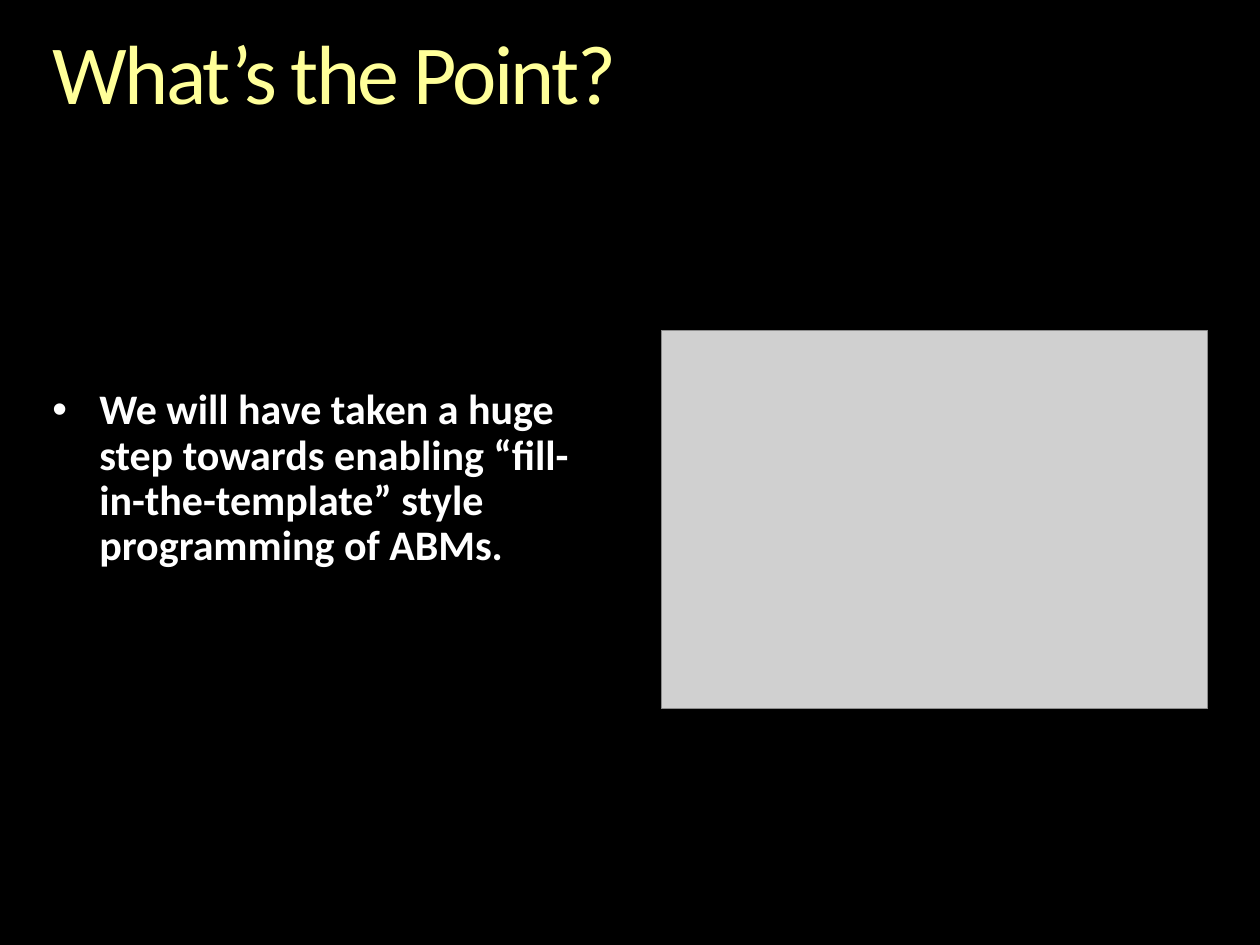
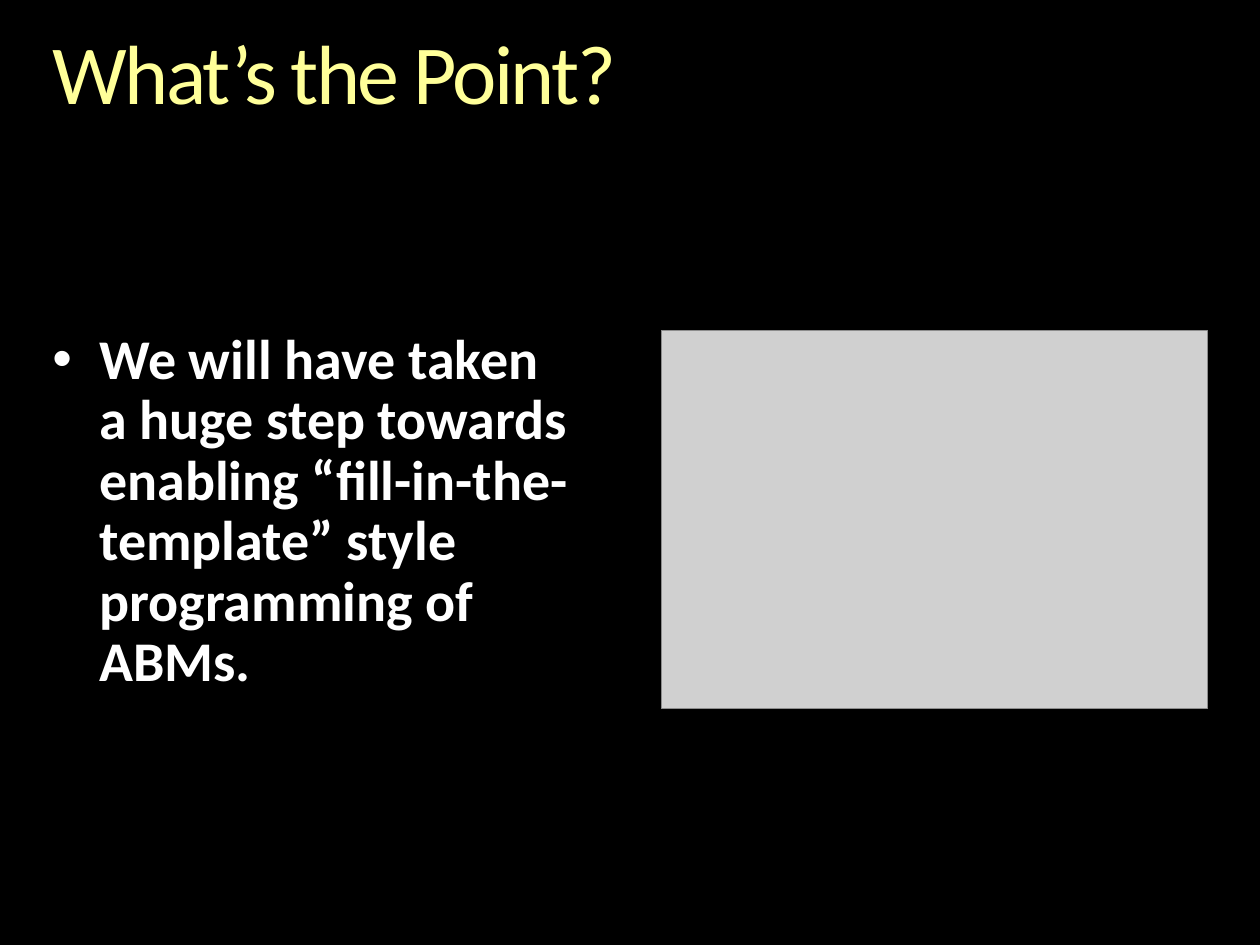
Before and after one commit to gcallah/indras_net, a slide deck: slide 24 of docs/ABMsAsAlgebraic.pptx. Drawn at 1260x945 pixels with LibreOffice and Linux fonts; fonts in the diff are those of the drawing; grey boxes stand for pictures; background and template pictures are left out. Boxes give left, top, right and bottom in pixels: in the first picture for what was removed or moved away, otherwise in the second. Text is boxed around its words. In the diff, an @@ line names an element or a change of style, - is before the commit and + after.

Commit message:
Enhanced ABMsAsAlgebraic.pptx

```diff
--- a/docs/ABMsAsAlgebraic.pptx
+++ b/docs/ABMsAsAlgebraic.pptx
@@ text "We will have taken a ...": place and size @@
-text "We will have taken a ..." at [99, 394, 569, 567]
+text "We will have taken a ..." at [99, 339, 568, 682]
@@ text "We will have taken a ..." at [99, 339, 568, 682]: size 24 to 32 pt; more space between paragraphs @@
```
Also in this commit, not shown: 5 other slides changed, 1 slide added.
